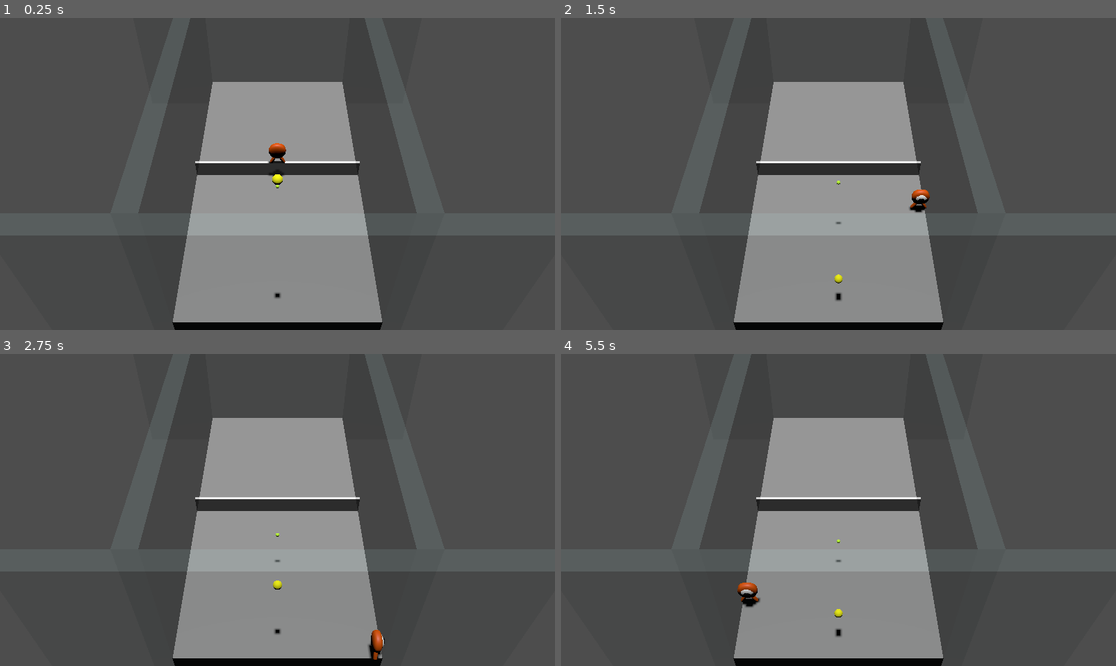
Above: before the commit, frames 1-4 (two rows, left to right).
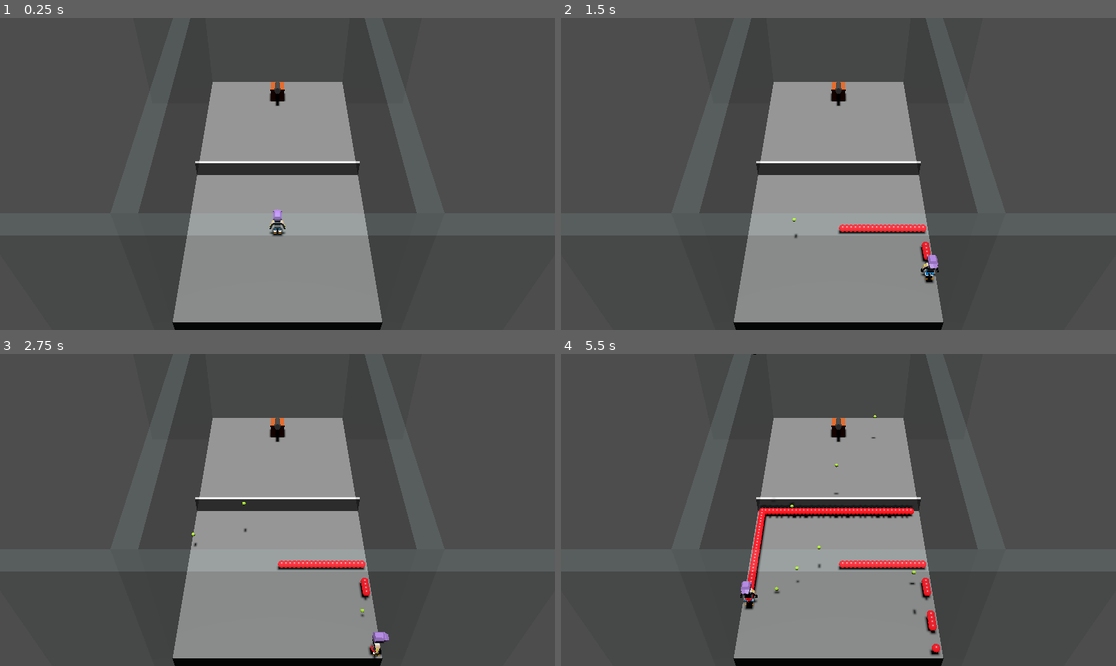
Above: after the commit, the same moments.

Repository: nicolassantibanez/padel-arcade
Game: Godot game, scene res://main.tscn
The game is run twice, just before and just after one commit, with the same random seed, the same clock (stepped at 60 frames per second) and the same inputs.
Inputs:
- Up to frame 1 (0.25 s): no input
- Up to frame 2 (1.5 s): tap Enter at 0.5 s; hold Right (move_right) 0.53-1.28 s; hold M 0.53-1.28 s; tap Space (shoot_ball, bound only after the commit) at 0.6 s; hold Down (move_back) from 1.28 s (still down); tap M at 1.35 s
- Up to frame 3 (2.75 s): tap Space (shoot_ball, bound only after the commit) at 1.55, 2.1 s; release Down (move_back) at 2.03 s; hold Right (move_right) from 2.03 s (still down); hold M from 2.03 s (still down)
- Up to frame 4 (5.5 s): release Right (move_right) at 2.78 s; release M at 2.78 s; hold Up (move_forward) 2.78-3.53 s; tap M at 2.85, 4.35 s; tap Space (shoot_ball, bound only after the commit) at 3.05, 3.6, 4.55, 5.1 s; hold M 3.53-4.28 s; hold Left (move_left) 3.53-5.03 s; hold Down (move_back) from 5.03 s (still down); hold M from 5.03 s (still down)

The runs differ from the first frame. In frame 1, 0.6% of the frame differs, in the area x 48-52%, y 20-90%; in frame 2, 1.2%; in frame 3, 1.1%; in frame 4, 2.5%, in the area x 31-69%, y 0-97%.

Commit message:
wip: hit ball mechanics

Diff:
--- a/ball.gd
+++ b/ball.gd
@@ -1,24 +1,23 @@
 extends CharacterBody3D
+class_name Ball
 
 var direction = Vector3.ZERO
 
 @export var MAX_SPEED = 300
 @export var fall_acc = 10
 
-var speed = 2
+var air_acc : float = 3
+
+var speed = 15
 var target_velocity : Vector3 = Vector3.ZERO
 
 # Called when the node enters the scene tree for the first time.
 func _ready():
-	pass # Replace with function body.
+	target_velocity = direction * speed
 
 func _physics_process(delta):
-	if direction != Vector3.ZERO:
-		# var rand_angle = randf() * PI
-		# # direction = Vector3(0, 1, -1).rotated(Vector3.UP, rand_angle - rand_angle / 2)
-		# direction = Vector3.FORWARD.rotated(Vector3.UP, rand_angle - rand_angle / 2)
-		target_velocity = direction * speed
-	# var motion = speed * direction * delta
+	target_velocity = target_velocity - target_velocity.normalized() * air_acc * delta
+
 
 	# Gravity
 	if not is_on_floor():
@@ -28,11 +27,10 @@
 	velocity = target_velocity
 	var collision : KinematicCollision3D = move_and_collide(target_velocity * delta)
 	if collision:
-		print("Colliding!!!")
 		var reflect = collision.get_remainder().bounce(collision.get_normal())
-		target_velocity = velocity.bounce(collision.get_normal())
+		target_velocity = velocity.bounce(collision.get_normal()) * 0.95
 		velocity = target_velocity
-		move_and_collide(reflect)
+		move_and_collide(reflect * 0.95)
 
 
 # Called every frame. 'delta' is the elapsed time since the previous frame.
--- a/ball.tscn
+++ b/ball.tscn
@@ -1,25 +1,23 @@
-[gd_scene load_steps=5 format=3 uid="uid://bhrsdylp2ttbm"]
+[gd_scene load_steps=5 format=3 uid="uid://wje7b75353br"]
 
-[sub_resource type="PhysicsMaterial" id="PhysicsMaterial_ftqgm"]
-friction = 0.35
-bounce = 0.8
+[ext_resource type="Script" path="res://ball.gd" id="1_iu8fe"]
 
-[sub_resource type="SphereShape3D" id="SphereShape3D_wc11j"]
-radius = 0.2
+[sub_resource type="SphereShape3D" id="SphereShape3D_quv3c"]
+radius = 0.1
 
-[sub_resource type="StandardMaterial3D" id="StandardMaterial3D_nxd2v"]
-albedo_color = Color(1, 1, 0, 1)
+[sub_resource type="StandardMaterial3D" id="StandardMaterial3D_bief8"]
+albedo_color = Color(0.760784, 1, 0.227451, 1)
 
-[sub_resource type="SphereMesh" id="SphereMesh_lv7fb"]
+[sub_resource type="SphereMesh" id="SphereMesh_3jrjq"]
+material = SubResource("StandardMaterial3D_bief8")
+radius = 0.1
+height = 0.2
 
-[node name="Ball" type="RigidBody3D"]
-mass = 0.01
-physics_material_override = SubResource("PhysicsMaterial_ftqgm")
+[node name="Ball" type="CharacterBody3D"]
+script = ExtResource("1_iu8fe")
 
 [node name="CollisionShape3D" type="CollisionShape3D" parent="."]
-shape = SubResource("SphereShape3D_wc11j")
+shape = SubResource("SphereShape3D_quv3c")
 
 [node name="MeshInstance3D" type="MeshInstance3D" parent="."]
-transform = Transform3D(0.4, 0, 0, 0, 0.4, 0, 0, 0, 0.4, 0, 0, 0)
-material_override = SubResource("StandardMaterial3D_nxd2v")
-mesh = SubResource("SphereMesh_lv7fb")
+mesh = SubResource("SphereMesh_3jrjq")
--- a/ball_thrower.gd
+++ b/ball_thrower.gd
@@ -1,7 +1,9 @@
 extends StaticBody3D
 
 
-var ball_scene: Resource = preload("res://ball_thrower.tscn")
+var ball_scene: Resource = preload("res://ball.tscn")
+
+@onready var throwing_point : Marker3D = $Pivot/ThrowingPoint
 
 # Called when the node enters the scene tree for the first time.
 func _ready():
@@ -9,5 +11,12 @@
 
 
 # Called every frame. 'delta' is the elapsed time since the previous frame.
-func _process(delta):
-	pass
+func _process(_delta):
+	# We check for each move input and update the direction accordingly
+	if Input.is_action_just_pressed("shoot_ball"):
+		print("Throwing Ball!!!!")
+		var ball_instance : Node = ball_scene.instantiate()
+		var rand_angle = randf() * PI/4
+		ball_instance.direction = Vector3(0, 0.3, 1).rotated(Vector3.UP, rand_angle - PI/8)
+		ball_instance.position = throwing_point.position
+		add_child(ball_instance)
--- a/ball_thrower.tscn
+++ b/ball_thrower.tscn
@@ -1,40 +1,43 @@
-[gd_scene load_steps=7 format=3 uid="uid://dg7kca4v4jeq8"]
+[gd_scene load_steps=7 format=3 uid="uid://b8mgwdtiripne"]
 
 [ext_resource type="Script" path="res://ball_thrower.gd" id="1_iesqs"]
 
-[sub_resource type="BoxShape3D" id="BoxShape3D_il2gy"]
-size = Vector3(1, 1.50195, 1.47998)
+[sub_resource type="BoxShape3D" id="BoxShape3D_m0wwv"]
+size = Vector3(1, 1.5, 1.33868)
 
-[sub_resource type="StandardMaterial3D" id="StandardMaterial3D_p53py"]
-albedo_color = Color(0.235294, 0.235294, 0.235294, 1)
+[sub_resource type="StandardMaterial3D" id="StandardMaterial3D_t8v51"]
+albedo_color = Color(0.882, 0.408, 0.145, 1)
 
-[sub_resource type="CylinderMesh" id="CylinderMesh_phsd4"]
-material = SubResource("StandardMaterial3D_p53py")
+[sub_resource type="BoxMesh" id="BoxMesh_fp8rg"]
+material = SubResource("StandardMaterial3D_t8v51")
+
+[sub_resource type="StandardMaterial3D" id="StandardMaterial3D_lnbbx"]
+albedo_color = Color(0.262745, 0.262745, 0.262745, 1)
+
+[sub_resource type="CylinderMesh" id="CylinderMesh_w4fjq"]
+material = SubResource("StandardMaterial3D_lnbbx")
 top_radius = 0.2
 bottom_radius = 0.2
 height = 1.5
-
-[sub_resource type="StandardMaterial3D" id="StandardMaterial3D_quwqd"]
-albedo_color = Color(0.811765, 0.407843, 0.145098, 1)
-
-[sub_resource type="BoxMesh" id="BoxMesh_2gl2n"]
-material = SubResource("StandardMaterial3D_quwqd")
 
 [node name="BallThrower" type="StaticBody3D"]
 script = ExtResource("1_iesqs")
 
 [node name="CollisionShape3D" type="CollisionShape3D" parent="."]
-shape = SubResource("BoxShape3D_il2gy")
+transform = Transform3D(1, 0, 0, 0, 1, 0, 0, 0, 1, 0, 0, -0.108002)
+shape = SubResource("BoxShape3D_m0wwv")
 
 [node name="Pivot" type="Node3D" parent="."]
-transform = Transform3D(1, 0, 0, 0, 1, 0, 0, 0, 1, 0, 0, 0.164774)
+transform = Transform3D(1, 0, 0, 0, 1, 0, 0, 0, 1, 2.08165e-12, -0.25, -0.274616)
+
+[node name="Base" type="MeshInstance3D" parent="Pivot"]
+mesh = SubResource("BoxMesh_fp8rg")
+skeleton = NodePath("../..")
 
 [node name="Cannon" type="MeshInstance3D" parent="Pivot"]
-transform = Transform3D(1, 0, 0, 0, 0.258819, 0.965926, 0, -0.965926, 0.258819, 0, 0.39375, -0.206471)
-mesh = SubResource("CylinderMesh_phsd4")
+transform = Transform3D(1, 0, 0, 0, 0.258819, -0.965926, 0, 0.965926, 0.258819, 0, 0.53247, 0.259098)
+mesh = SubResource("CylinderMesh_w4fjq")
 skeleton = NodePath("../..")
 
-[node name="Base" type="MeshInstance3D" parent="Pivot"]
-transform = Transform3D(1, 0, 0, 0, 1, 0, 0, 0, 1, 0, -0.25, 0)
-mesh = SubResource("BoxMesh_2gl2n")
-skeleton = NodePath("../..")
+[node name="ThrowingPoint" type="Marker3D" parent="Pivot"]
+transform = Transform3D(1, 0, 0, 0, 1, 0, 0, 0, 1, 0, 0.699725, 0.987779)
--- a/ballv_2.tscn
+++ /dev/null
@@ -1,23 +0,0 @@
-[gd_scene load_steps=5 format=3 uid="uid://wje7b75353br"]
-
-[ext_resource type="Script" path="res://ball.gd" id="1_iu8fe"]
-
-[sub_resource type="SphereShape3D" id="SphereShape3D_quv3c"]
-radius = 0.1
-
-[sub_resource type="StandardMaterial3D" id="StandardMaterial3D_bief8"]
-albedo_color = Color(0.760784, 1, 0.227451, 1)
-
-[sub_resource type="SphereMesh" id="SphereMesh_3jrjq"]
-material = SubResource("StandardMaterial3D_bief8")
-radius = 0.1
-height = 0.2
-
-[node name="Ballv2" type="CharacterBody3D"]
-script = ExtResource("1_iu8fe")
-
-[node name="CollisionShape3D" type="CollisionShape3D" parent="."]
-shape = SubResource("SphereShape3D_quv3c")
-
-[node name="MeshInstance3D" type="MeshInstance3D" parent="."]
-mesh = SubResource("SphereMesh_3jrjq")
--- /dev/null
+++ b/debug_marker.tscn
@@ -0,0 +1,13 @@
+[gd_scene load_steps=3 format=3 uid="uid://bqk85u6nu6gao"]
+
+[ext_resource type="Material" path="res://art/mob_eye.material" id="1_vpviy"]
+
+[sub_resource type="SphereMesh" id="SphereMesh_nmq7d"]
+material = ExtResource("1_vpviy")
+radius = 0.2
+height = 0.4
+
+[node name="DebugMarker" type="Node3D"]
+
+[node name="MeshInstance3D" type="MeshInstance3D" parent="."]
+mesh = SubResource("SphereMesh_nmq7d")
--- a/main.tscn
+++ b/main.tscn
@@ -1,8 +1,7 @@
-[gd_scene load_steps=12 format=3 uid="uid://bgtwx06jb5omh"]
+[gd_scene load_steps=11 format=3 uid="uid://bgtwx06jb5omh"]
 
-[ext_resource type="PackedScene" uid="uid://wje7b75353br" path="res://ballv_2.tscn" id="1_7lfum"]
 [ext_resource type="PackedScene" uid="uid://bxjkarins58op" path="res://player.tscn" id="1_xs617"]
-[ext_resource type="PackedScene" uid="uid://bhrsdylp2ttbm" path="res://ball.tscn" id="2_dby3c"]
+[ext_resource type="PackedScene" uid="uid://b8mgwdtiripne" path="res://ball_thrower.tscn" id="3_astgh"]
 
 [sub_resource type="BoxShape3D" id="BoxShape3D_pvtli"]
 size = Vector3(10, 2, 20)
@@ -84,7 +83,7 @@
 shadow_enabled = true
 
 [node name="Player" parent="." instance=ExtResource("1_xs617")]
-transform = Transform3D(0.5, 0, 0, 0, 0.5, 0, 0, 0, 0.5, 0, 2, 0)
+transform = Transform3D(0.5, 0, 0, 0, 0.5, 0, 0, 0, 0.5, 0, 2, 4.57118)
 
 [node name="CameraPivot" type="Marker3D" parent="."]
 transform = Transform3D(1, -5.95416e-16, 2.4663e-16, 2.4663e-16, 0.707107, 0.707107, -5.95416e-16, -0.707107, 0.707107, 0, 0, 0)
@@ -94,13 +93,10 @@
 fov = 35.9
 size = 15.0
 
-[node name="Ball" parent="." instance=ExtResource("2_dby3c")]
-transform = Transform3D(1, 0, 0, 0, 1, 0, 0, 0, 1, 0, 8.57186, 8.58229)
-
 [node name="GridMap" type="GridMap" parent="."]
 
-[node name="Ballv2" parent="." instance=ExtResource("1_7lfum")]
-transform = Transform3D(1, 0, 0, 0, 1, 0, 0, 0, 1, 0, 3.41916, 4)
+[node name="BallThrower" parent="." instance=ExtResource("3_astgh")]
+transform = Transform3D(1, -3.48787e-16, 3.48787e-16, 3.48787e-16, 1, -3.48787e-16, -3.48787e-16, 3.48787e-16, 1, 0, 0.785373, -7.74775)
 
 [node name="Net" type="StaticBody3D" parent="."]
 transform = Transform3D(1, 0, 0, 0, 1, 0, 0, 0, 1, 0, 0.5, 0)
--- a/player.gd
+++ b/player.gd
@@ -1,12 +1,24 @@
 extends CharacterBody3D
 
+# How fast the player moves in meters per second
+@export var speed: float = 14
+# Downward acceleration
+@export var fall_acceleration: float = 75
 
-# How fast the player moves in meters per second
-@export var speed : float = 14
-# Downward acceleration
-@export var fall_acceleration : float = 75
+@onready var hit_zone: Area3D = $HitZone
 
-var target_velocity : Vector3 = Vector3.ZERO
+var target_velocity: Vector3 = Vector3.ZERO
+var ball_scene: Resource = preload ("res://ball.tscn")
+var debug_marker_scene: Resource = preload ("res://debug_marker.tscn")
+# TODO: Example distance (obtener dinamicamente desde la cancha)
+var wall_distance = 10
+
+func _ready():
+	hit_zone.body_entered.connect(_on_hit_zone_body_entered)
+
+func _process(delta):
+	if Input.is_physical_key_pressed(KEY_M):
+		_add_debug_marker(position)
 
 func _physics_process(delta):
 	# local variable to store the input direction
@@ -38,3 +50,30 @@
 	# Moving Character
 	velocity = target_velocity
 	move_and_slide()
+
+func _on_hit_zone_body_entered(body: Node3D):
+	if is_instance_of(body, Ball):
+		_deprecated_copy_ball_on_hit(body)
+		var ball_instance: Node = ball_scene.instantiate()
+		ball_instance.position = body.global_position + Vector3.FORWARD
+		# _add_debug_marker(body.global_position)
+		# ball_instance.position = body.position + Vector3.UP * 5
+		body.queue_free()
+		var rand_angle = randf() * PI / 4
+		ball_instance.direction = Vector3(0, 0.3, -1).rotated(Vector3.UP, rand_angle - PI / 8)
+		get_parent().add_child(ball_instance)
+
+func _add_debug_marker(pos: Vector3):
+	var debug_marker: Node = debug_marker_scene.instantiate()
+	debug_marker.position = pos
+	get_parent().add_child(debug_marker)
+
+func _deprecated_copy_ball_on_hit(body: Ball):
+		var ball_instance: Node = ball_scene.instantiate()
+		ball_instance.position = body.global_position + Vector3.FORWARD
+		# _add_debug_marker(body.global_position)
+		# ball_instance.position = body.position + Vector3.UP * 5
+		body.queue_free()
+		var rand_angle = randf() * PI / 4
+		ball_instance.direction = Vector3(0, 0.3, -1).rotated(Vector3.UP, rand_angle - PI / 8)
+		get_parent().add_child(ball_instance)
--- a/player.tscn
+++ b/player.tscn
@@ -1,10 +1,14 @@
-[gd_scene load_steps=4 format=3 uid="uid://bxjkarins58op"]
+[gd_scene load_steps=6 format=3 uid="uid://bxjkarins58op"]
 
 [ext_resource type="Script" path="res://player.gd" id="1_0kv5k"]
 [ext_resource type="PackedScene" uid="uid://co3vt4erby6w6" path="res://art/player.glb" id="1_knvrf"]
+[ext_resource type="PackedScene" uid="uid://bc8e5lhtm3ctn" path="res://art/PadelBoyFIXED.glb" id="3_oq4eh"]
 
 [sub_resource type="SphereShape3D" id="SphereShape3D_vioid"]
 radius = 0.7
+
+[sub_resource type="SphereShape3D" id="SphereShape3D_ur3x4"]
+radius = 1.66537
 
 [node name="Player" type="CharacterBody3D"]
 script = ExtResource("1_0kv5k")
@@ -14,6 +18,16 @@
 
 [node name="Character" parent="Pivot" instance=ExtResource("1_knvrf")]
 transform = Transform3D(-1, -8.74228e-08, 3.82137e-15, -1.5246e-23, -4.37114e-08, -1, 8.74228e-08, -1, 4.37114e-08, 0, 0, 0)
+visible = false
+
+[node name="PadelBoyFIXED" parent="Pivot" instance=ExtResource("3_oq4eh")]
+transform = Transform3D(2, 0, 0, 0, 2, 0, 0, 0, 2, 2.08165e-12, -2, 2.08165e-12)
 
 [node name="CollisionShape3D" type="CollisionShape3D" parent="."]
 shape = SubResource("SphereShape3D_vioid")
+
+[node name="HitZone" type="Area3D" parent="."]
+transform = Transform3D(1, 0, 0, 0, 1, 0, 0, 0, 1, 0, 0.708078, 0)
+
+[node name="CollisionShape3D" type="CollisionShape3D" parent="HitZone"]
+shape = SubResource("SphereShape3D_ur3x4")
--- a/project.godot
+++ b/project.godot
@@ -50,3 +50,18 @@
 , Object(InputEventJoypadMotion,"resource_local_to_scene":false,"resource_name":"","device":-1,"axis":1,"axis_value":1.0,"script":null)
 ]
 }
+shoot_ball={
+"deadzone": 0.5,
+"events": [Object(InputEventKey,"resource_local_to_scene":false,"resource_name":"","device":-1,"window_id":0,"alt_pressed":false,"shift_pressed":false,"ctrl_pressed":false,"meta_pressed":false,"pressed":false,"keycode":0,"physical_keycode":32,"key_label":0,"unicode":32,"echo":false,"script":null)
+]
+}
+hit_right={
+"deadzone": 0.5,
+"events": [Object(InputEventKey,"resource_local_to_scene":false,"resource_name":"","device":-1,"window_id":0,"alt_pressed":false,"shift_pressed":false,"ctrl_pressed":false,"meta_pressed":false,"pressed":false,"keycode":0,"physical_keycode":4194321,"key_label":0,"unicode":0,"echo":false,"script":null)
+]
+}
+hit_left={
+"deadzone": 0.5,
+"events": [Object(InputEventKey,"resource_local_to_scene":false,"resource_name":"","device":-1,"window_id":0,"alt_pressed":false,"shift_pressed":false,"ctrl_pressed":false,"meta_pressed":false,"pressed":false,"keycode":0,"physical_keycode":4194319,"key_label":0,"unicode":0,"echo":false,"script":null)
+]
+}
Binary file added: art/PadelBoyFIXED.glb
Not shown, added: art/PadelBoyFIXED.glb.import
Binary file added: art/PadelBoyFIXED_ImphenziaPalette02-Albedo.png
Not shown, added: art/PadelBoyFIXED_ImphenziaPalette02-Albedo.png.import
Binary file added: art/PadelBoyFIXED_ImphenziaPalette02-Emission.png
Not shown, added: art/PadelBoyFIXED_ImphenziaPalette02-Emission.png.import
